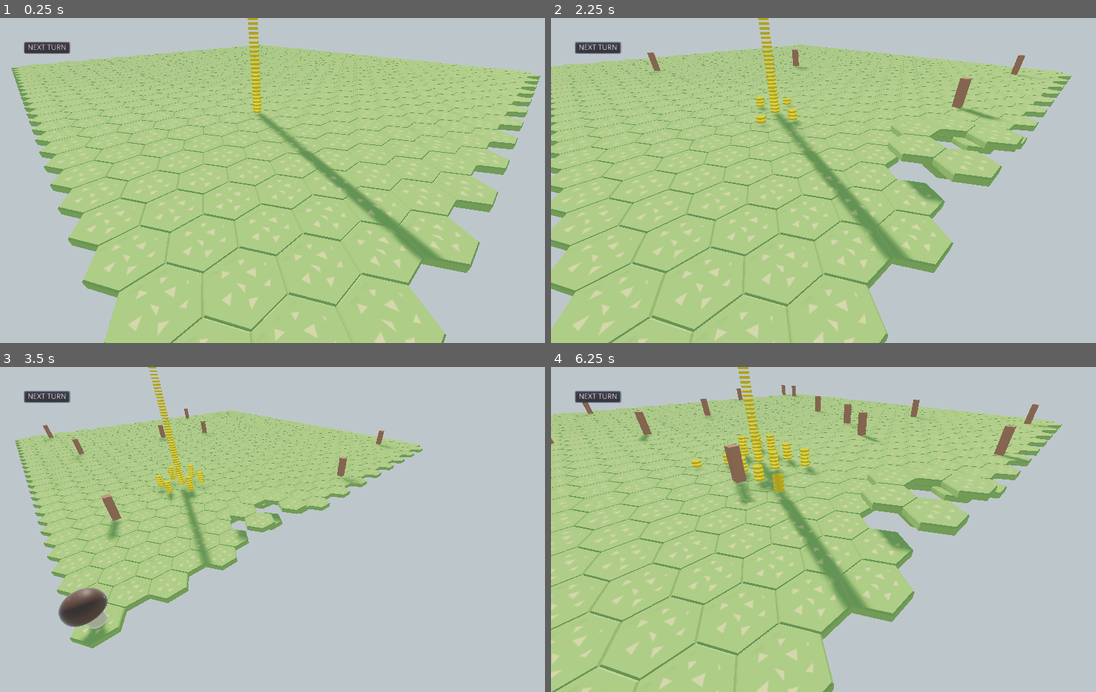
Above: before the commit, frames 1-4 (two rows, left to right).
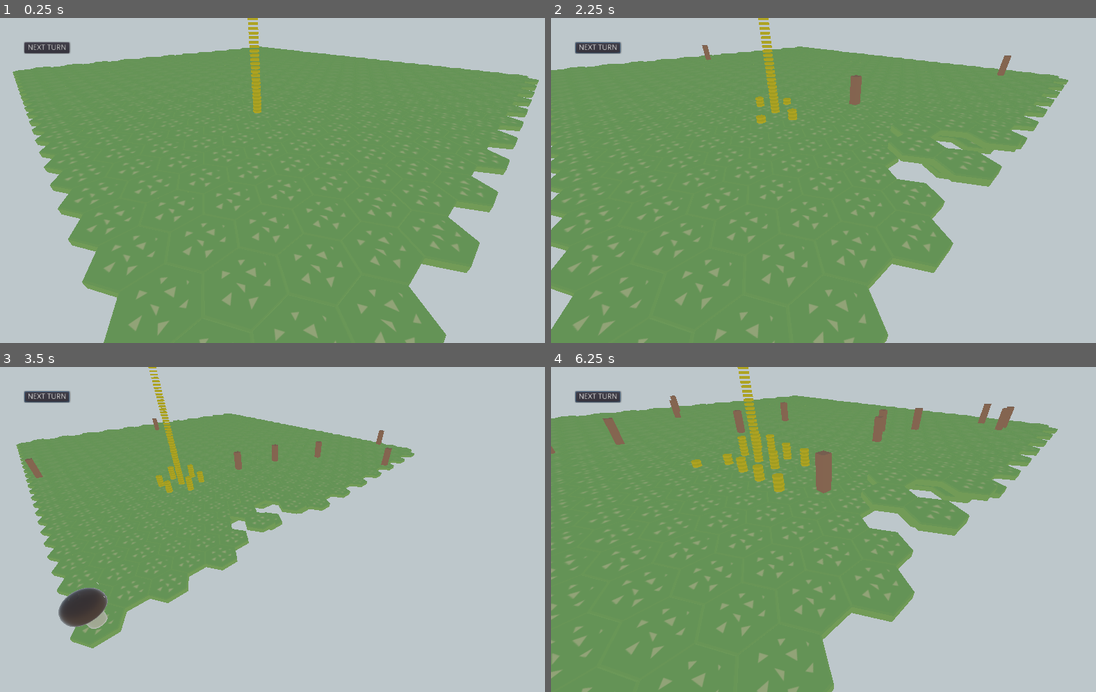
Above: after the commit, the same moments.

Repository: BVenturaDev/UMM
Game: Godot game, scene res://scenes/levels/main_level.tscn
Same seed, same stepped clock (60 frames per second), same inputs: the game is played once before the commit and once after it.
Inputs (mouse positions are in pixels of both pictures, inside the frame that each line leads up to):
- Up to frame 1 (0.25 s): no input
- Up to frame 2 (2.25 s): click "NEXT TURN" at 0.5 s; click "NEXT TURN" at 1.25 s; tap Enter (ui_accept) at 2 s; move the mouse to (948, 164) at 2.02 s; hold Right (ui_right) from 2.03 s (still down); click (948, 164) at 2.17 s
- Up to frame 3 (3.5 s): tap Enter (ui_accept) at 2.27, 3.02 s; move the mouse to (168, 545) at 2.77 s; release Right (ui_right) at 2.78 s; hold Down (ui_down) from 2.78 s (still down)
- Up to frame 4 (6.25 s): move the mouse to (883, 458) at 3.52 s; release Down (ui_down) at 3.53 s; hold Right (ui_right) 3.53-4.28 s; move the mouse to (801, 594) at 4.27 s; hold Up (ui_up) 4.28-5.03 s; click (801, 594) at 4.42 s; tap Enter (ui_accept) at 4.52, 5.27, 6.02 s; move the mouse to (997, 578) at 5.02 s; hold Left (ui_left) from 5.03 s (still down); move the mouse to (660, 480) at 5.77 s

The runs differ from the first frame. In frame 1, 62% of the frame differs, in the area x 2-100%, y 5-100%; in frame 2, 60%; in frame 3, 24%; in frame 4, 56%.

Commit message:
Change name of tiles_references from critter to entitie

Diff:
--- a/scenes/levels/main_level.tscn
+++ b/scenes/levels/main_level.tscn
@@ -49,6 +49,7 @@
 
 [node name="nature_turn" type="Node" parent="state_machine"]
 script = ExtResource( 8 )
+spawn_critter_turns = 1
 
 [node name="grid" parent="." instance=ExtResource( 2 )]
 
@@ -84,10 +85,9 @@
 environment = ExtResource( 9 )
 
 [node name="DirectionalLight" type="DirectionalLight" parent="WorldEnvironment"]
-
 transform = Transform( 0.34202, -0.538986, 0.769751, 7.16125e-08, 0.819152, 0.573577, -0.939693, -0.196175, 0.280166, 228.275, 154.801, 48.0567 )
+visible = false
 light_energy = 2.0
-
 shadow_enabled = true
 
 [connection signal="button_up" from="CanvasLayer/next_turn_buttom" to="CanvasLayer/next_turn_buttom" method="_on_pressed"]
--- a/src/props/tile.gd
+++ b/src/props/tile.gd
@@ -26,9 +26,9 @@
 
 func set_critter(new_value: Object) -> void:
 	if not new_value:
-		TilesReferences.tile_without_critter(self)
+		TilesReferences.tile_without_entitie(self)
 	else:
-		TilesReferences.tile_with_critter(self)
+		TilesReferences.tile_with_entitie(self)
 	critter = new_value
 
 func spawn_food() -> void:
--- a/src/singletons/globals.gd
+++ b/src/singletons/globals.gd
@@ -4,7 +4,7 @@
 const DEBUG: bool = false
 const DEBUG_SM: bool = false
 # Map size - *** MUST BE EVEN ***
-const MAP_SIZE: int = 26
+const MAP_SIZE: int = 24
 
 var grid: Object
 var rng = RandomNumberGenerator.new()
--- a/src/singletons/tiles_references.gd
+++ b/src/singletons/tiles_references.gd
@@ -10,17 +10,17 @@
 #		if not is_instance_valid(tile.critter):
 #			empty_tiles[tile.name] = tile
 
-func get_tiles_without_critters() -> Array:
+func get_tiles_without_entitie() -> Array:
 	return empty_tiles.keys()
 
-func tile_without_critter(tile: Object) -> void:
+func tile_without_entitie(tile: Object) -> void:
 	empty_tiles[tile.name] = tile
 
-func tile_with_critter(tile: Object) -> void:
+func tile_with_entitie(tile: Object) -> void:
 	# warning-ignore:return_value_discarded
 	empty_tiles.erase(tile.name)
 
-func get_random_tile_without_critter() -> Object:
+func get_random_tile_without_entitie() -> Object:
 	if empty_tiles.size() > 0:
 		var all_keys = empty_tiles.keys()
 		all_keys.shuffle()
--- a/src/states/game/nature_turn.gd
+++ b/src/states/game/nature_turn.gd
@@ -2,7 +2,8 @@
 
 var state_machine
 var critter_scene = preload("res://scenes/entities/critter.tscn")
-export var spawn_critter_turns := 3
+export(int, 1, 10) var spawn_critter_turns := 3
+var turns_from_last_critter_spawn := 0
 
 func enter():
 	assert(GameSignals.connect("next_turn", self, "_next_turn") == 0)
@@ -35,11 +36,13 @@
 
 
 func _spawn_critter() -> void:
-	var critter : Critter = critter_scene.instance()
-	var random_tile: Spatial = TilesReferences.get_random_tile_without_critter()
-	if not is_instance_valid(random_tile):
-		return
-	critter.transform.origin = random_tile.transform.origin
-	critter.set_coord(random_tile.x,random_tile.y)
-	get_tree().current_scene.add_child(critter)
-	pass
+	if turns_from_last_critter_spawn == spawn_critter_turns:
+		var critter : Critter = critter_scene.instance()
+		var random_tile: Spatial = TilesReferences.get_random_tile_without_entitie()
+		if not is_instance_valid(random_tile):
+			return
+		critter.transform.origin = random_tile.transform.origin
+		critter.set_coord(random_tile.x,random_tile.y)
+		get_tree().current_scene.add_child(critter)
+		turns_from_last_critter_spawn = 0
+	turns_from_last_critter_spawn += 1
